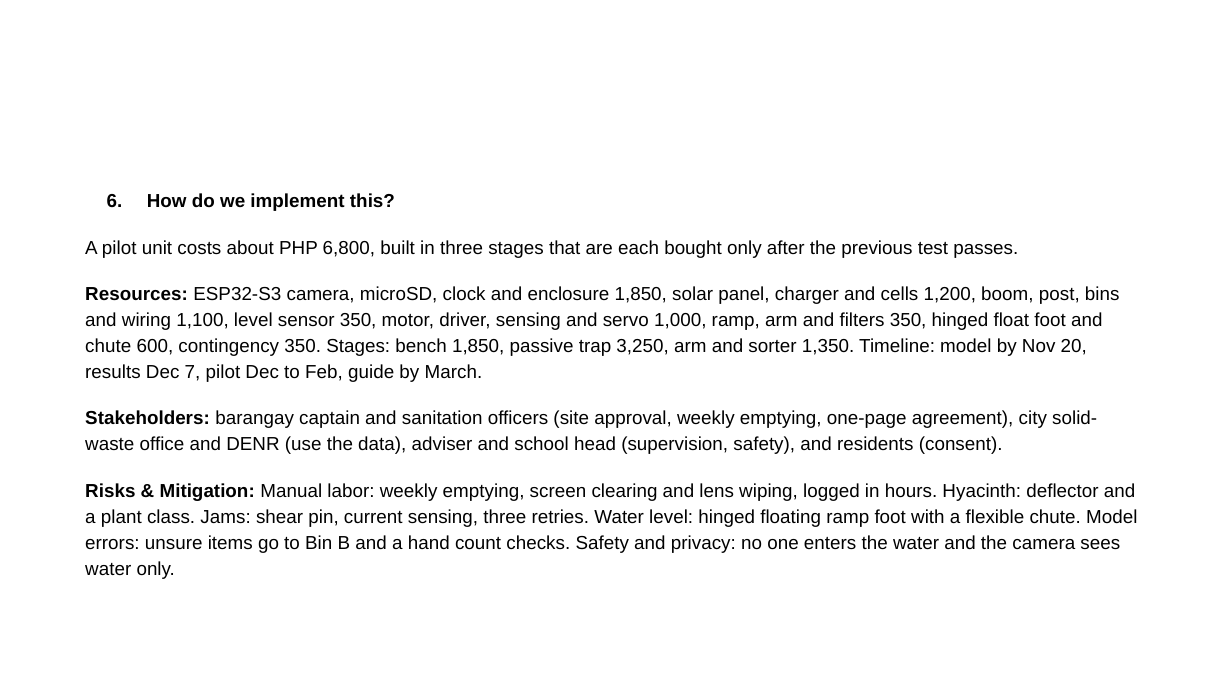
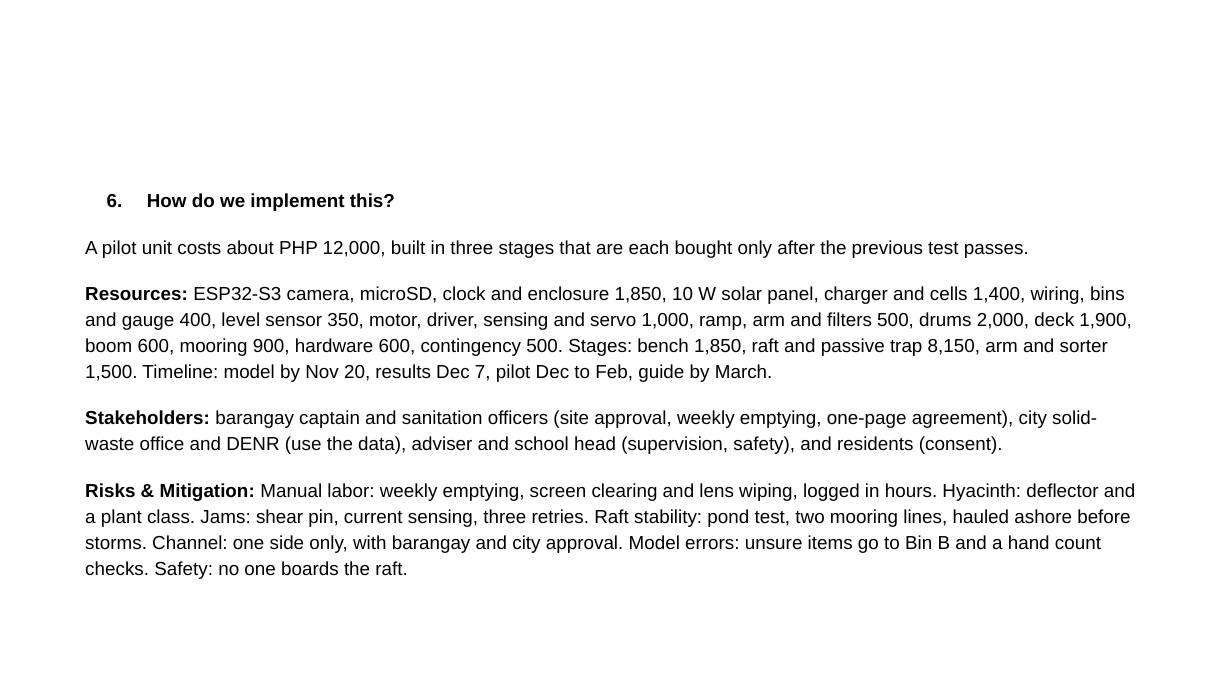
Before and after one commit to tmommu/research, a slide deck: slide 5 of sft_entry/SAGIP_SFT2026_Entry_PPT.pptx. Drawn at 1232x693 pixels with LibreOffice and Linux fonts; fonts in the diff are those of the drawing; background and template pictures are left out. Boxes give left, top, right and bottom in pixels: in the first picture for what was removed or moved away, otherwise in the second. Text is boxed around its words. In the diff, an @@ line names an element or a change of style, - is before the commit and + after.

```diff
--- a/sft_entry/SAGIP_SFT2026_Entry_PPT.pptx
+++ b/sft_entry/SAGIP_SFT2026_Entry_PPT.pptx
@@ text at [85,240,1131,382]: text changed @@
-A pilot unit costs about PHP 6,800, built in three stages that are each bought only after the previous test passes.
-Resources: ESP32-S3 camera, microSD, clock and enclosure 1,850, solar panel, charger and cells 1,200, boom, post, bins and wiring 1,100, level sensor 350, motor, driver, sensing and servo 1,000, ramp, arm and filters 350, hinged float foot and chute 600, contingency 350. Stages: bench 1,850, passive trap 3,250, arm and sorter 1,350. Timeline: model by Nov 20, results Dec 7, pilot Dec to Feb, guide by March.
+A pilot unit costs about PHP 12,000, built in three stages that are each bought only after the previous test passes.
+Resources: ESP32-S3 camera, microSD, clock and enclosure 1,850, 10 W solar panel, charger and cells 1,400, wiring, bins and gauge 400, level sensor 350, motor, driver, sensing and servo 1,000, ramp, arm and filters 500, drums 2,000, deck 1,900, boom 600, mooring 900, hardware 600, contingency 500. Stages: bench 1,850, raft and passive trap 8,150, arm and sorter 1,500. Timeline: model by Nov 20, results Dec 7, pilot Dec to Feb, guide by March.
@@ text at [85,483,1135,579]: text changed @@
-Risks & Mitigation: Manual labor: weekly emptying, screen clearing and lens wiping, logged in hours. Hyacinth: deflector and a plant class. Jams: shear pin, current sensing, three retries. Water level: hinged floating ramp foot with a flexible chute. Model errors: unsure items go to Bin B and a hand count checks. Safety and privacy: no one enters the water and the camera sees water only.
+Risks & Mitigation: Manual labor: weekly emptying, screen clearing and lens wiping, logged in hours. Hyacinth: deflector and a plant class. Jams: shear pin, current sensing, three retries. Raft stability: pond test, two mooring lines, hauled ashore before storms. Channel: one side only, with barangay and city approval. Model errors: unsure items go to Bin B and a hand count checks. Safety: no one boards the raft.
```
Also in this commit, not shown: 5 other slides changed, 16 other files.
